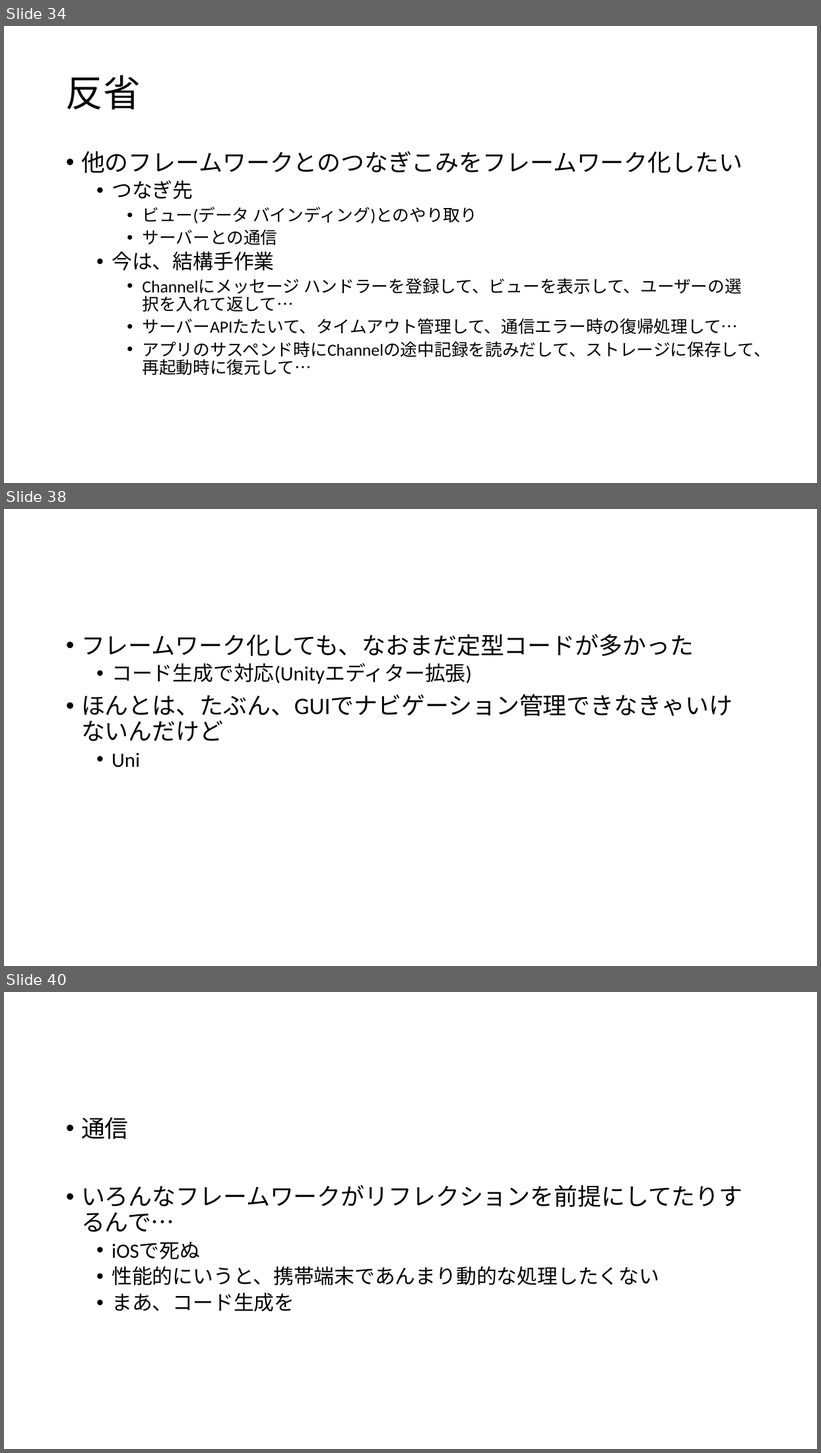
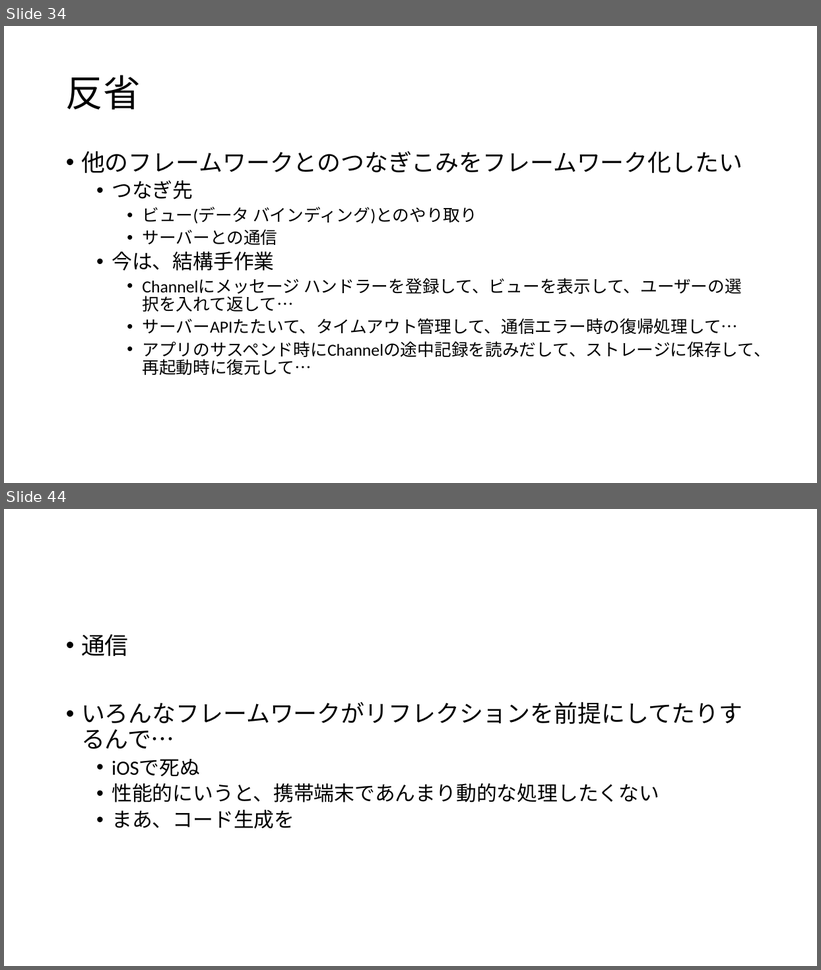
Before and after one commit to ppcuni/UnityCsharp20150321, a slide deck: doc/自社フレームワーク.pptx. Shown one above the other, each under a label of ours: slides 34, 38 and 40 before the commit, slides 34 and 44 after it; the slides between them are not shown. The pictures are 821x1453 and 821x970 pixels, drawn with LibreOffice and Linux fonts; fonts in the diff are those of the drawing. Boxes give left, top, right and bottom in pixels: in the first picture for what was removed or moved away, otherwise in the second. Text is boxed around its words. In the diff, an @@ line names an element or a change of style, - is before the commit and + after.

```diff
--- a/doc/自社フレームワーク.pptx
+++ b/doc/自社フレームワーク.pptx
@@ slide 38 removed at [4,509,817,966], background #FFFFFF @@
@@ text removed at [81,634,733,768] @@
-• フレームワーク化しても、なおまだ定型コードが多かった
-  • コード生成で対応(Unityエディター拡張)
-• ほんとは、たぶん、GUIでナビゲーション管理できなきゃいけないんだけど
-  • Uni
@@ what was slide 40 is now slide 44 @@
```
Also in this commit, not shown: 4 slides changed, 6 slides added, 1 other slide removed.
